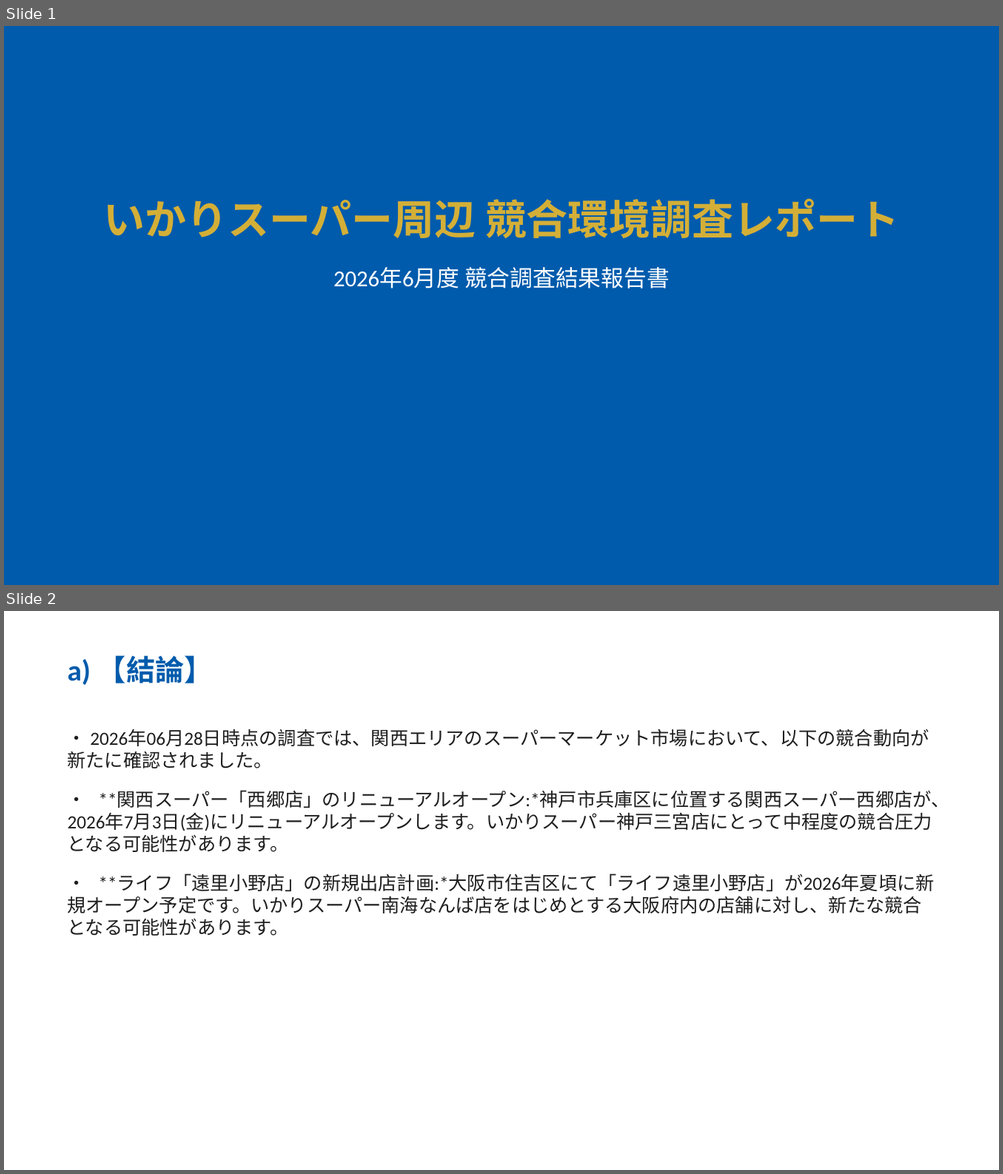
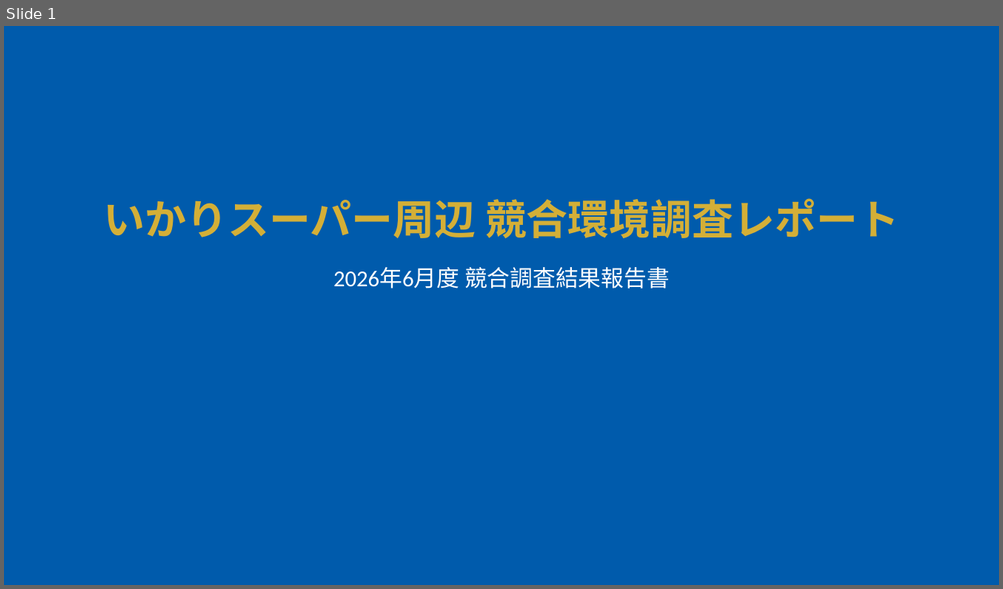
Before and after one commit to yutatbgt-bit/Competitive-research, a slide deck: report/2026_06_28_competitive_report_no_limit.pptx. Shown one above the other, each under a label of ours: slides 1 and 2 before the commit, slide 1 after it. The pictures are 1003x1174 and 1003x589 pixels, drawn with LibreOffice and Linux fonts; fonts in the diff are those of the drawing. Boxes give left, top, right and bottom in pixels: in the first picture for what was removed or moved away, otherwise in the second. Text is boxed around its words. In the diff, an @@ line names an element or a change of style, - is before the commit and + after.

```diff
--- a/report/2026_06_28_competitive_report_no_limit.pptx
+++ b/report/2026_06_28_competitive_report_no_limit.pptx
@@ slide 2 removed at <box>4,611,999,1170</box>, background #FFFFFF @@
@@ text removed at <box>68,655,213,685</box> @@
-a) 【結論】
@@ text removed at <box>68,729,950,936</box> @@
-・ 2026年06月28日時点の調査では、関西エリアのスーパーマーケット市場において、以下の競合動向が新たに確認されました。
-・ **関西スーパー「西郷店」のリニューアルオープン:*神戸市兵庫区に位置する関西スーパー西郷店が、2026年7月3日(金)にリニューアルオープンします。いかりスーパー神戸三宮店にとって中程度の競合圧力となる可能性があります。
-・ **ライフ「遠里小野店」の新規出店計画:*大阪市住吉区にて「ライフ遠里小野店」が2026年夏頃に新規オープン予定です。いかりスーパー南海なんば店をはじめとする大阪府内の店舗に対し、新たな競合となる可能性があります。
```
Also in this commit, not shown: 1 slide added, 5 other slides removed, 4 other files.
